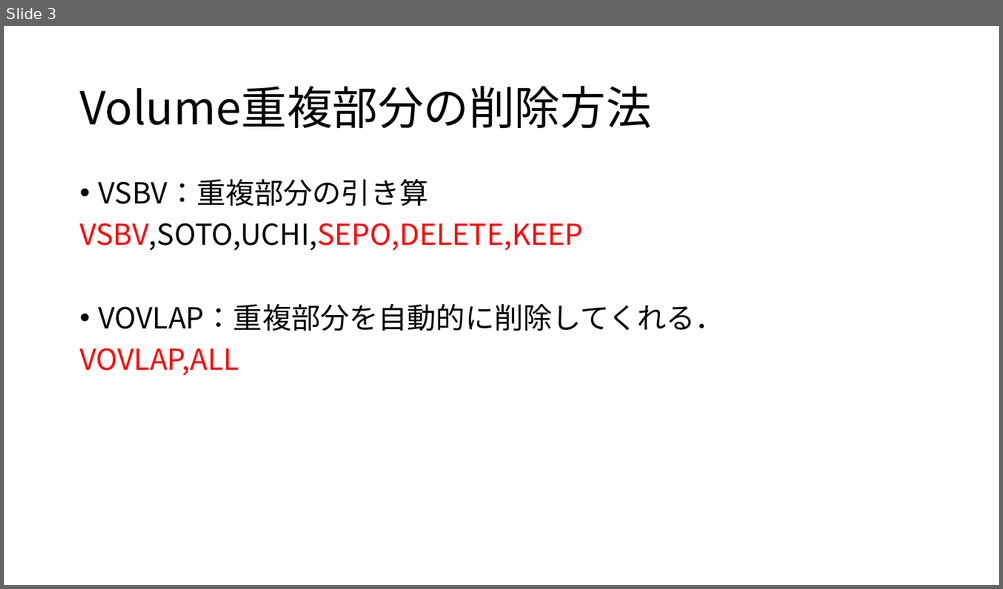
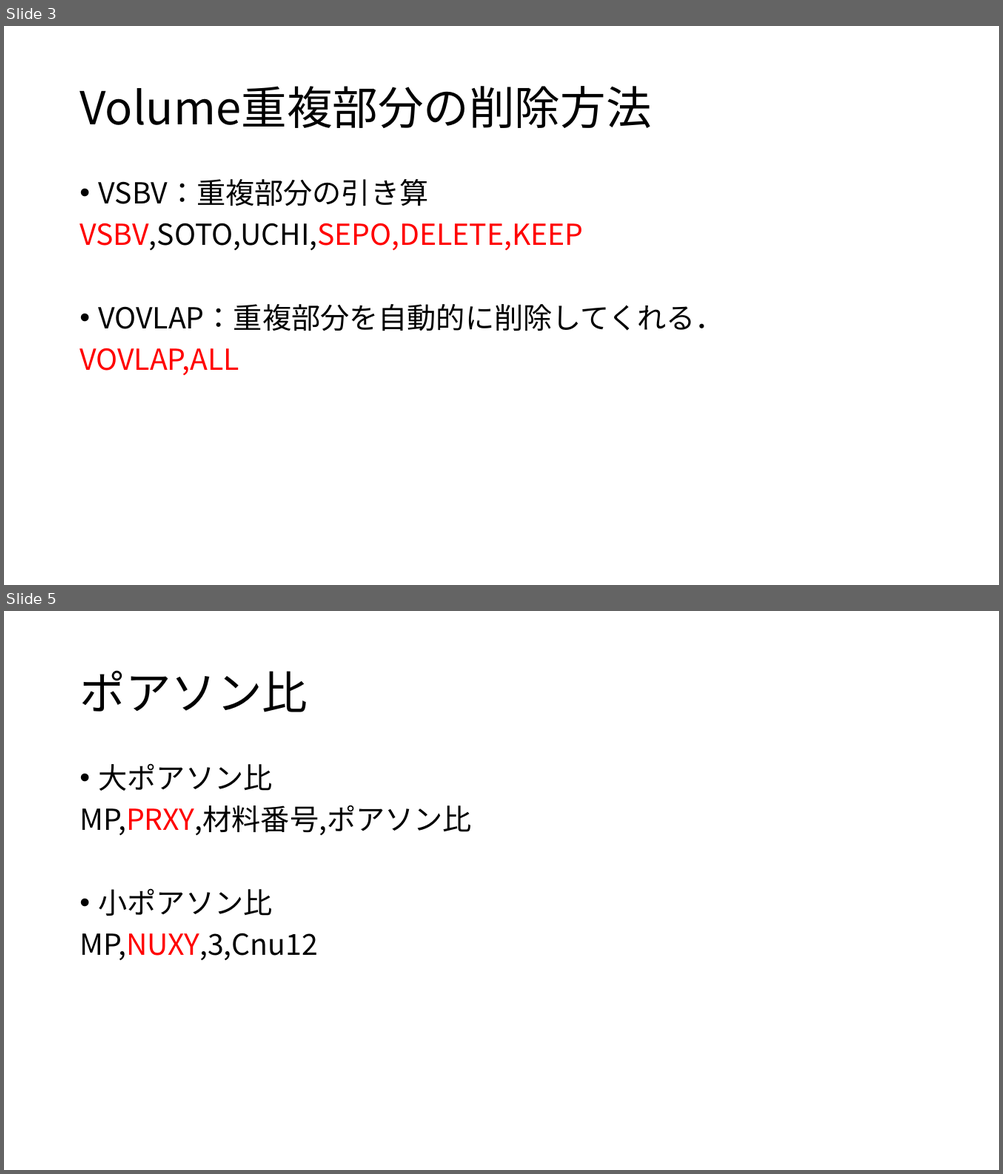
Before and after one commit to jay0423/ansys-management, a slide deck: etc/ansys備忘録.pptx. Shown one above the other, each under a label of ours: slide 3 before the commit, slides 3 and 5 after it; the slides between them are not shown. The pictures are 1003x589 and 1003x1174 pixels, drawn with LibreOffice and Linux fonts; fonts in the diff are those of the drawing. Boxes give left, top, right and bottom in pixels: in the first picture for what was removed or moved away, otherwise in the second. Text is boxed around its words. In the diff, an @@ line names an element or a change of style, - is before the commit and + after.

```diff
--- a/etc/ansys備忘録.pptx
+++ b/etc/ansys備忘録.pptx
@@ slide 5 added at (4,611,999,1170), background #FFFFFF @@
@@ title added at (79,670,307,712), 44 pt, text #000000 @@
+ポアソン比
@@ text added at (79,763,471,960), 28 pt, text #000000 @@
+• 大ポアソン比
+MP,PRXY,材料番号,ポアソン比
+• 小ポアソン比
+MP,NUXY,3,Cnu12
```
Also in this commit, not shown: 1 slide changed, 2 other files.
